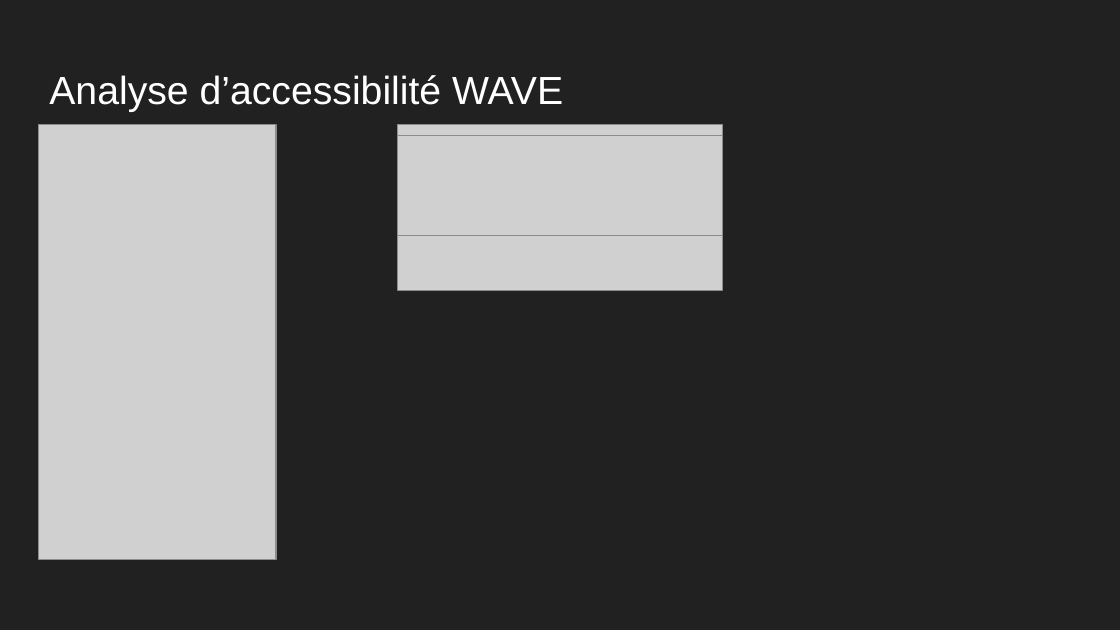
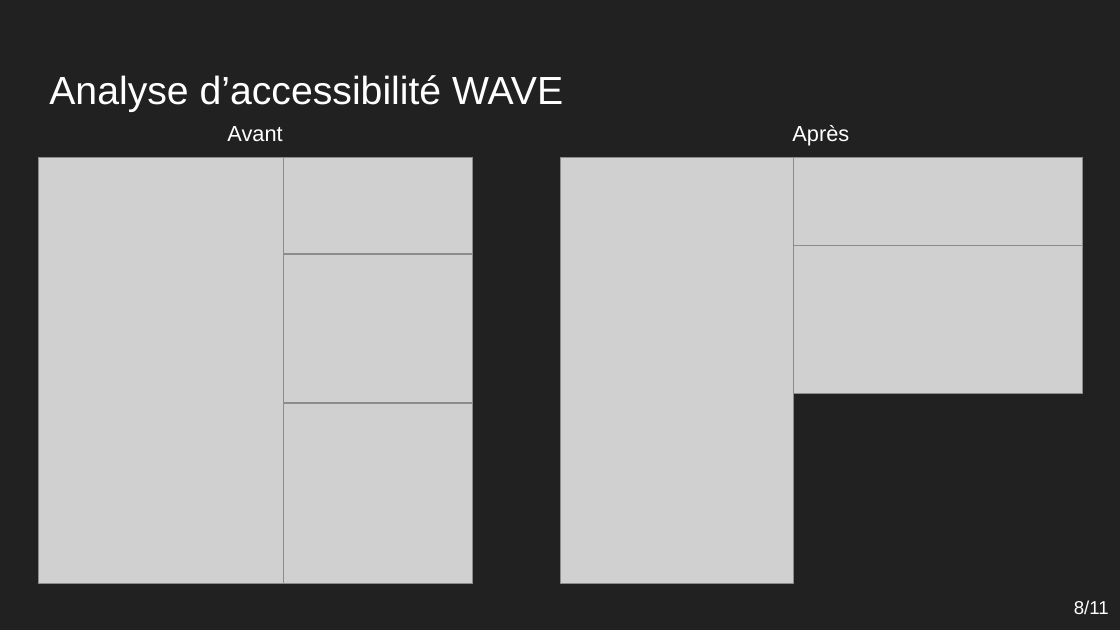
Before and after one commit to ThibaultP7/ThibaultParodi_4_17012021, a slide deck: slide 8 of ressources/analyse/rapport/Support Projet 4 SEO.pptx (slide 10 before the commit). Drawn at 1120x630 pixels with LibreOffice and Linux fonts; fonts in the diff are those of the drawing; grey boxes stand for pictures. Boxes give left, top, right and bottom in pixels: in the first picture for what was removed or moved away, otherwise in the second. Text is boxed around its words. In the diff, an @@ line names an element or a change of style, - is before the commit and + after.

```diff
--- a/ressources/analyse/rapport/Support Projet 4 SEO.pptx
+++ b/ressources/analyse/rapport/Support Projet 4 SEO.pptx
@@ text added at (x1=227, y1=126, x2=282, y2=141), 14 pt, text #FFFFFF @@
+Avant
@@ text added at (x1=792, y1=125, x2=849, y2=146), 14 pt, text #FFFFFF @@
+Après
@@ picture resized from (x1=38, y1=124, x2=276, y2=559) to (x1=38, y1=157, x2=283, y2=582) @@
@@ picture resized from (x1=398, y1=124, x2=722, y2=290) to (x1=283, y1=157, x2=473, y2=253) @@
@@ picture added at (x1=560, y1=157, x2=793, y2=582) @@
@@ picture resized from (x1=398, y1=136, x2=722, y2=236) to (x1=793, y1=157, x2=1082, y2=246) @@
@@ picture added at (x1=283, y1=254, x2=473, y2=403) @@
@@ picture added at (x1=793, y1=245, x2=1082, y2=393) @@
@@ picture added at (x1=283, y1=403, x2=473, y2=584) @@
@@ text added at (x1=1074, y1=600, x2=1109, y2=614), 12 pt, text #FFFFFF @@
+8/11
```
Also in this commit, not shown: 8 other slides changed, 2 slides added, 3 slides removed, 11 other files.
